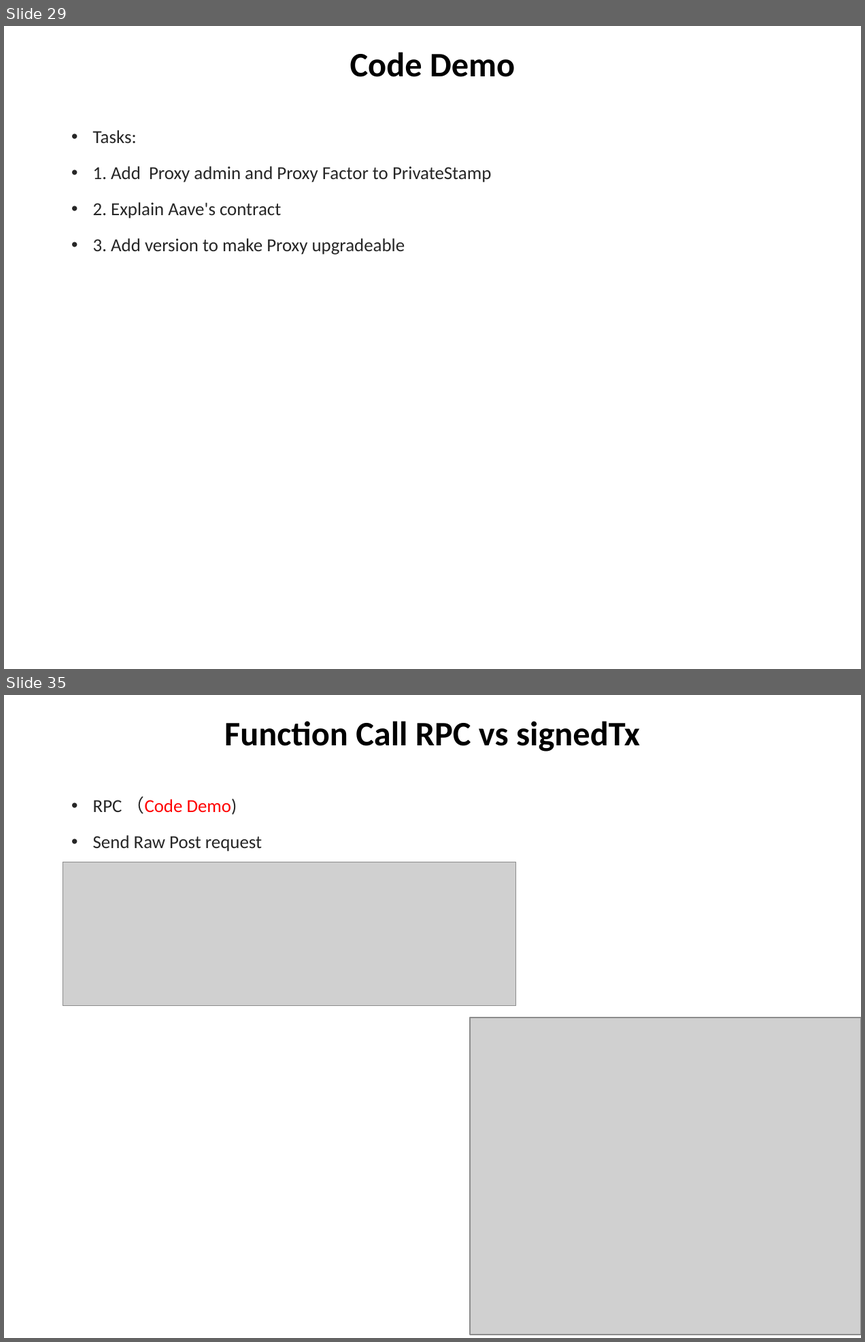
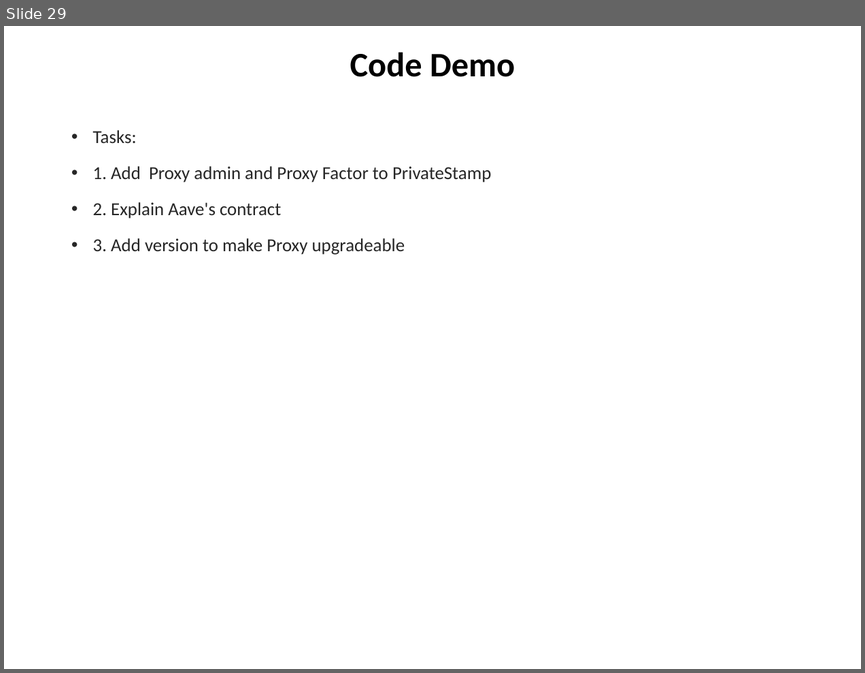
Before and after one commit to chuacw/SGUS-Slides, a slide deck: BCI - Batch2 - Day10 - Reactjs 2 Web3.pptx. Shown one above the other, each under a label of ours: slides 29 and 35 before the commit, slide 29 after it; the slides between them are not shown. The pictures are 865x1342 and 865x673 pixels, drawn with LibreOffice and Linux fonts; fonts in the diff are those of the drawing; grey boxes stand for pictures. Boxes give left, top, right and bottom in pixels: in the first picture for what was removed or moved away, otherwise in the second. Text is boxed around its words. In the diff, an @@ line names an element or a change of style, - is before the commit and + after.

```diff
--- a/BCI - Batch2 - Day10 - Reactjs 2 Web3.pptx
+++ b/BCI - Batch2 - Day10 - Reactjs 2 Web3.pptx
@@ slide 35 removed at bbox=[4, 695, 861, 1338], background #FFFFFF @@
@@ title removed at bbox=[224, 721, 640, 751] @@
-Function Call RPC vs signedTx
@@ text removed at bbox=[93, 796, 262, 851] @@
-• RPC （Code Demo)
-• Send Raw Post request
@@ picture removed at bbox=[63, 862, 516, 1006] @@
@@ picture removed at bbox=[470, 1017, 861, 1334] @@
```
Also in this commit, not shown: 6 other slides removed, 5 other files.
